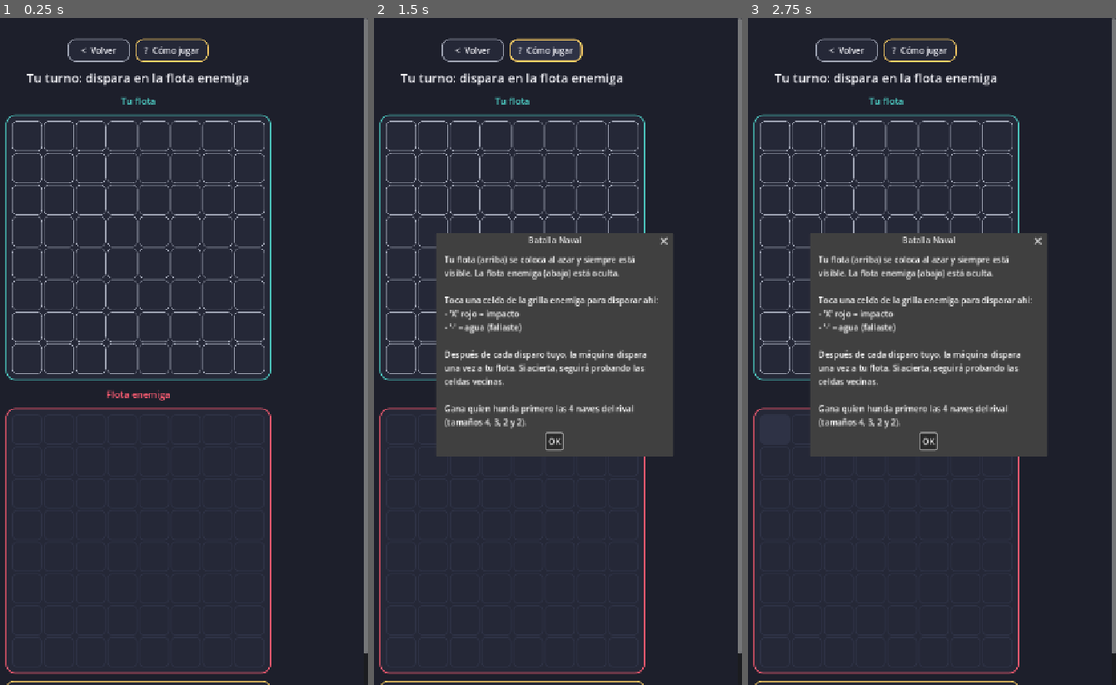
Above: before the commit, frames 1-3 (left to right).
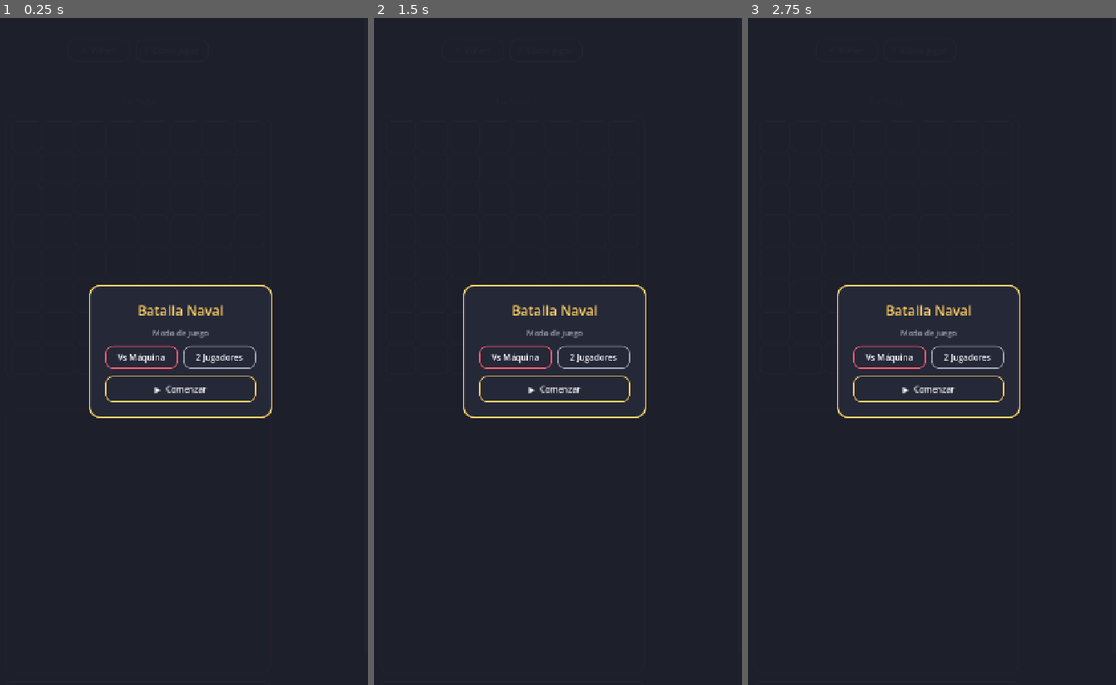
Above: after the commit, the same moments.

Repository: jfrodriguezva/Arcade
Game: Godot game, scene res://games/board/battleship/battleship.tscn
Two runs of this game, one before a commit and one after it. Both use one fixed random seed, a clock stepped at 60 frames per second and the inputs below. This scene is started directly instead of the project's main scene.
Inputs (mouse positions are in pixels of both pictures, inside the frame that each line leads up to):
- Up to frame 1 (0.25 s): no input
- Up to frame 2 (1.5 s): click "? Cómo jugar" at 0.5 s; click "? Cómo jugar" at 1.25 s
- Up to frame 3 (2.75 s): click (773, 431) at 2.02 s

The runs differ from the first frame. In frame 1, 9.5% of the frame differs, in the area x 1-100%, y 0-100%; in frame 2, 27%; in frame 3, 27%.

Commit message:
Batalla Naval: modo 2 Jugadores
Se agrega UIKit.show_pass_cover(): pantalla generica de "pasa el
dispositivo" para juegos 2 Jugadores con informacion privada.

Batalla Naval ahora ofrece Vs Maquina (como antes) o 2 Jugadores:
turnos alternados, cada quien ve su propia flota y la del rival
oculta, con la pantalla de "pasa el dispositivo" entre cada turno
para que nadie vea la flota del otro de reojo.

Refactor interno: player_board/enemy_board fijos -> boards[current_turn]
dinamico, para poder mostrar la flota del jugador activo sin
importar cual de los dos sea.

Validado: alternancia de turno, disparo correcto sobre el tablero
del rival, y deteccion de fin de juego al hundir toda la flota.

Co-Authored-By: Claude Sonnet 5 <noreply@anthropic.com>

Diff:
--- a/core/ui/ui_kit.gd
+++ b/core/ui/ui_kit.gd
@@ -238,3 +238,40 @@
 	for i in range(buttons.size()):
 		if i < held.size() and not held[i]:
 			buttons[i].text = str(final_values[i])
+
+
+static func show_pass_cover(root: Control, message: String, on_continue: Callable) -> void:
+	## Pantalla de "pasa el dispositivo" para juegos 2 Jugadores con
+	## información privada (tu flota, tu mano, etc). Bloquea la vista
+	## hasta que el siguiente jugador confirme que está listo.
+	var overlay := Control.new()
+	overlay.set_anchors_preset(Control.PRESET_FULL_RECT)
+	overlay.mouse_filter = Control.MOUSE_FILTER_STOP
+	root.add_child(overlay)
+
+	var bg := ColorRect.new()
+	bg.color = COLOR_BG
+	bg.set_anchors_preset(Control.PRESET_FULL_RECT)
+	overlay.add_child(bg)
+
+	var center := CenterContainer.new()
+	center.set_anchors_preset(Control.PRESET_FULL_RECT)
+	overlay.add_child(center)
+
+	var vbox := VBoxContainer.new()
+	vbox.alignment = BoxContainer.ALIGNMENT_CENTER
+	vbox.add_theme_constant_override("separation", 20)
+	center.add_child(vbox)
+
+	vbox.add_child(title_label("🔄", 56, COLOR_ACCENT_3))
+	vbox.add_child(title_label(message, 22, COLOR_TEXT))
+
+	var btn := Button.new()
+	btn.text = "▶  Listo, continuar"
+	btn.custom_minimum_size = Vector2(220, 52)
+	style_button(btn, COLOR_ACCENT_3)
+	btn.pressed.connect(func() -> void:
+		overlay.queue_free()
+		on_continue.call()
+	)
+	vbox.add_child(btn)
--- a/games/board/battleship/battleship.gd
+++ b/games/board/battleship/battleship.gd
@@ -1,38 +1,43 @@
 extends Control
-## Batalla Naval: tú vs la máquina. Flotas se colocan al azar al iniciar.
-## Tocas la grilla enemiga para disparar; la máquina responde con una IA
-## simple de "caza" (si acierta, prueba las celdas vecinas primero).
+## Batalla Naval: Vs Máquina (flotas al azar, IA de "caza" tras un
+## acierto) o 2 Jugadores en el mismo dispositivo (turnos alternados,
+## con pantalla de "pasa el dispositivo" entre turnos para que nadie
+## vea la flota del otro).
 
 const GAME_ID := "battleship"
 const GRID_SIZE := 8
 const FLEET := [4, 3, 2, 2] # tamaños de barco
 
-const HELP_TEXT := "Tu flota (arriba) se coloca al azar y siempre está visible. La flota enemiga (abajo) está oculta.
+const HELP_TEXT := "Tu flota (arriba) se coloca al azar y siempre está visible para ti. La flota enemiga (abajo) está oculta.
 
 Toca una celda de la grilla enemiga para disparar ahí:
 - 'X' rojo = impacto
 - '·' = agua (fallaste)
 
-Después de cada disparo tuyo, la máquina dispara una vez a tu flota. Si acierta, seguirá probando las celdas vecinas.
+En Vs Máquina, después de cada disparo tuyo la máquina dispara una vez a tu flota (con IA de 'caza' tras un acierto). En 2 Jugadores, los turnos se alternan y verás una pantalla para pasar el dispositivo entre cada uno, así nadie ve la flota del otro.
 
 Gana quien hunda primero las 4 naves del rival (tamaños 4, 3, 2 y 2)."
 
-var player_board: Array = [] # Array[Array[Dictionary{ship:bool, shot:bool}]]
-var enemy_board: Array = []
-var player_cells: Array = [] # Array[Array[Button]]
+var boards: Dictionary = {}
+var ship_cells_left: Dictionary = {}
+var my_cells: Array = []
 var enemy_cells: Array = []
-
-var player_ship_cells_left: int = 0
-var enemy_ship_cells_left: int = 0
+var current_turn: String = "player"
+var mode: String = "pve"
 var game_over: bool = false
 var bot_target_queue: Array = []
-var bot_tried: Array = [] # Array[Vector2i] ya disparadas por el bot
 
 var status_label: Label
+var my_fleet_label: Label
 
 
 func _ready() -> void:
 	_build_ui()
+	UIKit.show_setup_overlay(self, "Batalla Naval", true, false, _on_setup_confirmed)
+
+
+func _on_setup_confirmed(config: Dictionary) -> void:
+	mode = config["mode"]
 	_new_game()
 
 
@@ -60,19 +65,20 @@
 	status_label = UIKit.title_label("", 24, UIKit.COLOR_TEXT)
 	vbox.add_child(status_label)
 
-	vbox.add_child(UIKit.title_label("Tu flota", 18, UIKit.COLOR_ACCENT_2))
-	var player_grid := _build_grid(false)
-	vbox.add_child(_wrap_panel(player_grid, UIKit.COLOR_ACCENT_2))
+	my_fleet_label = UIKit.title_label("Tu flota", 18, UIKit.COLOR_ACCENT_2)
+	vbox.add_child(my_fleet_label)
+	var my_grid := _build_grid(false)
+	vbox.add_child(_wrap_panel(my_grid, UIKit.COLOR_ACCENT_2))
 
 	vbox.add_child(UIKit.title_label("Flota enemiga", 18, UIKit.COLOR_ACCENT))
 	var enemy_grid := _build_grid(true)
 	vbox.add_child(_wrap_panel(enemy_grid, UIKit.COLOR_ACCENT))
 
 	var restart_btn := Button.new()
-	restart_btn.text = "↻  Nueva partida"
-	restart_btn.custom_minimum_size = Vector2(200, 48)
+	restart_btn.text = "↻  Nueva partida / Modo"
+	restart_btn.custom_minimum_size = Vector2(220, 48)
 	UIKit.style_button(restart_btn, UIKit.COLOR_ACCENT_3)
-	restart_btn.pressed.connect(_new_game)
+	restart_btn.pressed.connect(func() -> void: UIKit.show_setup_overlay(self, "Batalla Naval", true, false, _on_setup_confirmed))
 	vbox.add_child(restart_btn)
 
 
@@ -80,7 +86,7 @@
 	var panel := PanelContainer.new()
 	panel.add_theme_stylebox_override("panel", UIKit.stylebox(UIKit.COLOR_PANEL, accent, 16, 2))
 	var m := MarginContainer.new()
-	for side in ["margin_left", "margin_right", "margin_top", "margin_bottom"]:
+	for side: String in ["margin_left", "margin_right", "margin_top", "margin_bottom"]:
 		m.add_theme_constant_override(side, 10)
 	panel.add_child(m)
 	m.add_child(grid)
@@ -112,21 +118,22 @@
 	if is_enemy:
 		enemy_cells = cells
 	else:
-		player_cells = cells
+		my_cells = cells
 	return grid
+
+
+func _opponent(owner: String) -> String:
+	return "bot" if owner == "player" else "player"
 
 
 func _new_game() -> void:
 	game_over = false
 	bot_target_queue.clear()
-	bot_tried.clear()
-	player_board = _make_empty_board()
-	enemy_board = _make_empty_board()
-	player_ship_cells_left = _place_fleet(player_board)
-	enemy_ship_cells_left = _place_fleet(enemy_board)
+	current_turn = "player"
+	boards = {"player": _make_empty_board(), "bot": _make_empty_board()}
+	ship_cells_left = {"player": _place_fleet(boards["player"]), "bot": _place_fleet(boards["bot"])}
 	_redraw_all()
-	status_label.text = "Tu turno: dispara en la flota enemiga"
-	status_label.add_theme_color_override("font_color", UIKit.COLOR_TEXT)
+	_update_turn_status()
 
 
 func _make_empty_board() -> Array:
@@ -175,16 +182,29 @@
 	return true
 
 
+func _update_turn_status() -> void:
+	if mode == "pve":
+		my_fleet_label.text = "Tu flota"
+		status_label.text = "Tu turno: dispara en la flota enemiga" if current_turn == "player" else "Turno de la máquina..."
+		status_label.add_theme_color_override("font_color", UIKit.COLOR_ACCENT if current_turn == "player" else UIKit.COLOR_ACCENT_2)
+	else:
+		var label: String = "Jugador 1 (rosa)" if current_turn == "player" else "Jugador 2 (teal)"
+		my_fleet_label.text = "Flota de %s" % label
+		status_label.text = "Turno: %s - dispara en la flota enemiga" % label
+		status_label.add_theme_color_override("font_color", UIKit.COLOR_ACCENT if current_turn == "player" else UIKit.COLOR_ACCENT_2)
+
+
 func _redraw_all() -> void:
+	var mine: Array = boards[current_turn]
+	var theirs: Array = boards[_opponent(current_turn)]
 	for y in range(GRID_SIZE):
 		for x in range(GRID_SIZE):
-			_redraw_player_cell(x, y)
-			_redraw_enemy_cell(x, y)
-
-
-func _redraw_player_cell(x: int, y: int) -> void:
-	var data: Dictionary = player_board[y][x]
-	var cell: Button = player_cells[y][x]
+			_style_my_cell(x, y, mine[y][x])
+			_style_enemy_cell(x, y, theirs[y][x])
+
+
+func _style_my_cell(x: int, y: int, data: Dictionary) -> void:
+	var cell: Button = my_cells[y][x]
 	if data["shot"] and data["ship"]:
 		cell.text = "X"
 		UIKit.style_button(cell, UIKit.COLOR_DANGER, 8)
@@ -197,8 +217,7 @@
 		UIKit.style_button(cell, UIKit.COLOR_BG_LIGHT, 8)
 
 
-func _redraw_enemy_cell(x: int, y: int) -> void:
-	var data: Dictionary = enemy_board[y][x]
+func _style_enemy_cell(x: int, y: int, data: Dictionary) -> void:
 	var cell: Button = enemy_cells[y][x]
 	if data["shot"] and data["ship"]:
 		cell.text = "X"
@@ -209,28 +228,53 @@
 		UIKit.style_button(cell, UIKit.COLOR_BG, 8)
 		cell.disabled = true
 	else:
+		cell.text = ""
 		UIKit.style_button(cell, UIKit.COLOR_BG_LIGHT, 8)
-		cell.disabled = false
+		cell.disabled = game_over
 
 
 func _on_enemy_cell_pressed(x: int, y: int) -> void:
 	if game_over:
 		return
-	var data: Dictionary = enemy_board[y][x]
+
+	var attacker: String = current_turn
+	var target_key: String = _opponent(attacker)
+	var data: Dictionary = boards[target_key][y][x]
 	if data["shot"]:
 		return
 
 	data["shot"] = true
 	if data["ship"]:
-		enemy_ship_cells_left -= 1
-	_redraw_enemy_cell(x, y)
+		ship_cells_left[target_key] -= 1
+	_redraw_all()
 	UIKit.pulse(enemy_cells[y][x])
 
-	if enemy_ship_cells_left <= 0:
-		_end_game(true)
-		return
-
-	_bot_turn()
+	if ship_cells_left[target_key] <= 0:
+		_end_game(attacker)
+		return
+
+	_advance_turn(attacker)
+
+
+func _advance_turn(attacker: String) -> void:
+	current_turn = _opponent(attacker)
+
+	if mode == "pve":
+		if current_turn == "bot":
+			_update_turn_status()
+			await get_tree().create_timer(0.5).timeout
+			_bot_turn()
+		else:
+			_update_turn_status()
+		return
+
+	var next_label: String = "Jugador 1 (rosa)" if current_turn == "player" else "Jugador 2 (teal)"
+	UIKit.show_pass_cover(self, "Pásale el dispositivo a %s" % next_label, _on_pass_confirmed)
+
+
+func _on_pass_confirmed() -> void:
+	_redraw_all()
+	_update_turn_status()
 
 
 func _bot_turn() -> void:
@@ -238,33 +282,33 @@
 	if pos == Vector2i(-1, -1):
 		return
 
-	var data: Dictionary = player_board[pos.y][pos.x]
+	var data: Dictionary = boards["player"][pos.y][pos.x]
 	data["shot"] = true
 	if data["ship"]:
-		player_ship_cells_left -= 1
+		ship_cells_left["player"] -= 1
 		for n: Vector2i in _neighbors(pos):
-			if not player_board[n.y][n.x]["shot"] and not bot_target_queue.has(n):
+			if not boards["player"][n.y][n.x]["shot"] and not bot_target_queue.has(n):
 				bot_target_queue.append(n)
-	_redraw_player_cell(pos.x, pos.y)
-
-	if player_ship_cells_left <= 0:
-		_end_game(false)
-		return
-
-	status_label.text = "Tu turno: dispara en la flota enemiga"
-	status_label.add_theme_color_override("font_color", UIKit.COLOR_TEXT)
+	_redraw_all()
+
+	if ship_cells_left["player"] <= 0:
+		_end_game("bot")
+		return
+
+	current_turn = "player"
+	_update_turn_status()
 
 
 func _pick_bot_target() -> Vector2i:
 	while not bot_target_queue.is_empty():
 		var pos: Vector2i = bot_target_queue.pop_front()
-		if not player_board[pos.y][pos.x]["shot"]:
+		if not boards["player"][pos.y][pos.x]["shot"]:
 			return pos
 
 	var candidates: Array = []
 	for y in range(GRID_SIZE):
 		for x in range(GRID_SIZE):
-			if not player_board[y][x]["shot"]:
+			if not boards["player"][y][x]["shot"]:
 				candidates.append(Vector2i(x, y))
 	if candidates.is_empty():
 		return Vector2i(-1, -1)
@@ -280,18 +324,25 @@
 	return result
 
 
-func _end_game(player_won: bool) -> void:
+func _end_game(winner: String) -> void:
 	game_over = true
-	if player_won:
-		status_label.text = "¡Hundiste toda la flota enemiga!"
+	if mode == "pve":
+		if winner == "player":
+			status_label.text = "¡Hundiste toda la flota enemiga!"
+			status_label.add_theme_color_override("font_color", UIKit.COLOR_ACCENT_3)
+		else:
+			status_label.text = "La máquina hundió tu flota..."
+			status_label.add_theme_color_override("font_color", UIKit.COLOR_DANGER)
+		_record_result(winner == "player")
+	else:
+		var label: String = "Jugador 1 (rosa)" if winner == "player" else "Jugador 2 (teal)"
+		status_label.text = "¡%s hundió la flota rival!" % label
 		status_label.add_theme_color_override("font_color", UIKit.COLOR_ACCENT_3)
-	else:
-		status_label.text = "La máquina hundió tu flota..."
-		status_label.add_theme_color_override("font_color", UIKit.COLOR_DANGER)
+		AudioManager.play_win()
+
 	for row: Array in enemy_cells:
 		for cell: Button in row:
 			cell.disabled = true
-	_record_result(player_won)
 
 
 func _record_result(player_won: bool) -> void:
